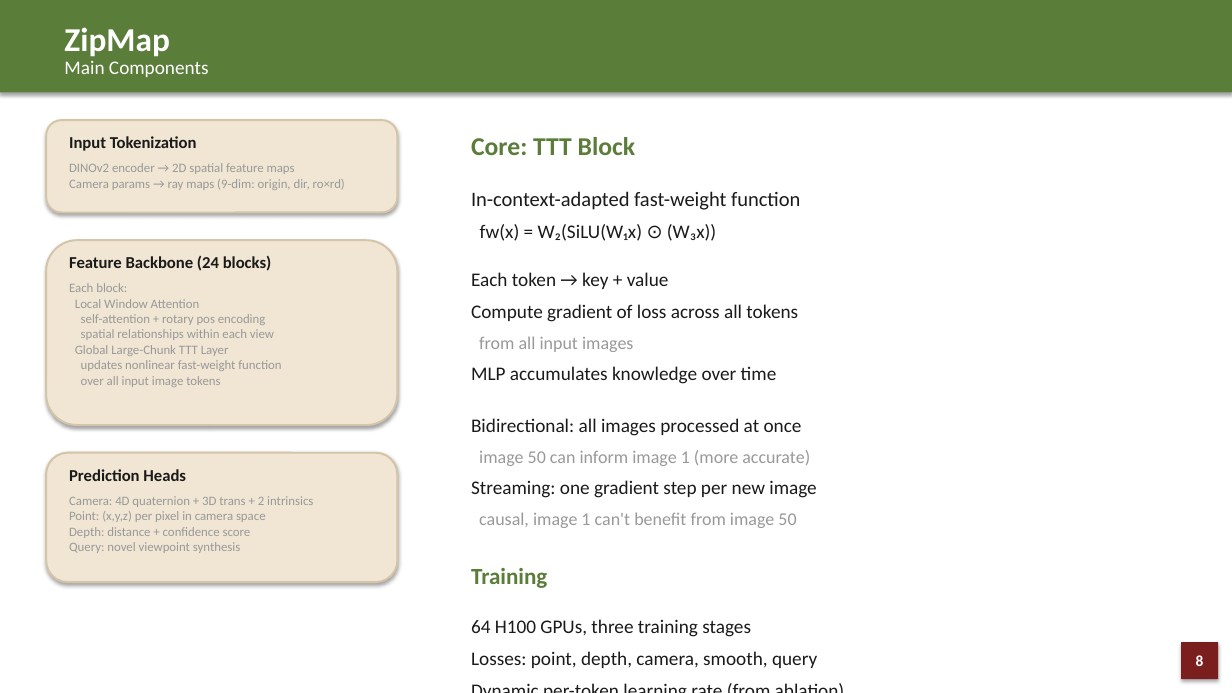
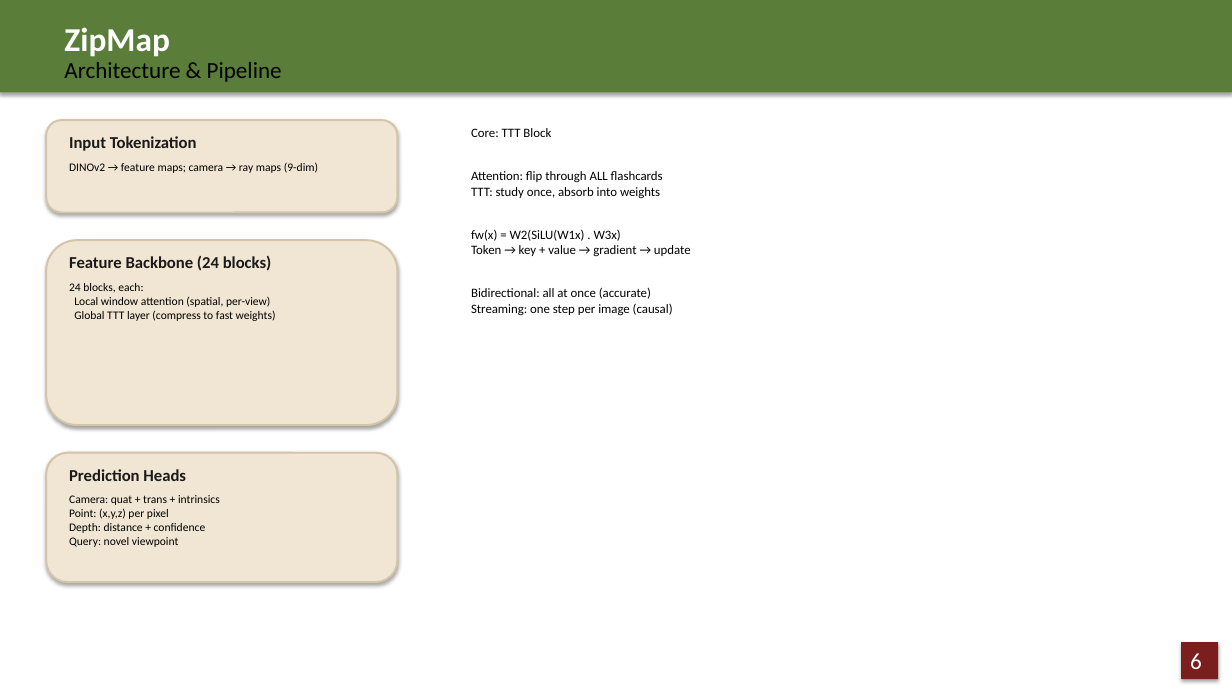
Before and after one commit to JCNTH/Pact3D, a slide deck: slide 6 of Paper_DeepDives.pptx (slide 8 before the commit). Drawn at 1232x693 pixels with LibreOffice and Linux fonts; fonts in the diff are those of the drawing. Boxes give left, top, right and bottom in pixels: in the first picture for what was removed or moved away, otherwise in the second. Text is boxed around its words. In the diff, an @@ line names an element or a change of style, - is before the commit and + after.

```diff
--- a/Paper_DeepDives.pptx
+++ b/Paper_DeepDives.pptx
@@ text at <box>64,62,282,82</box>: text changed; size 15 to 18 pt; text colour #FFFFFF to #000000 @@
-Main Components
+Architecture & Pipeline
@@ text at <box>471,128,551,137</box>: size 20 to 10 pt, text colour #5A7D3A to #000000, bold off in "Core: TTT Block"; line spacing 28pt to 1; less space between paragraphs @@
@@ text at <box>69,162,318,173</box>: text changed; size 10 to 9 pt; text colour #999999 to #000000 @@
-DINOv2 encoder → 2D spatial feature maps
-Camera params → ray maps (9-dim: origin, dir, ro×rd)
+DINOv2 → feature maps; camera → ray maps (9-dim)
@@ text at <box>471,171,691,316</box>: text changed; size 15 to 10 pt; text colour #1A1A1A to #000000 @@
-In-context-adapted fast-weight function
-fw(x) = W₂(SiLU(W₁x) ⊙ (W₃x))
-Each token → key + value
-Compute gradient of loss across all tokens
-from all input images
-MLP accumulates knowledge over time
-Bidirectional: all images processed at once
-image 50 can inform image 1 (more accurate)
-Streaming: one gradient step per new image
-causal, image 1 can't benefit from image 50
-Training
-64 H100 GPUs, three training stages
-Losses: point, depth, camera, smooth, query
-Dynamic per-token learning rate (from ablation)
+Attention: flip through ALL flashcards
+TTT: study once, absorb into weights
+fw(x) = W2(SiLU(W1x) . W3x)
+Token → key + value → gradient → update
+Bidirectional: all at once (accurate)
+Streaming: one step per image (causal)
@@ text at <box>69,283,276,321</box>: text changed; size 10 to 9 pt; text colour #999999 to #000000 @@
-Each block:
-Local Window Attention
-self-attention + rotary pos encoding
-spatial relationships within each view
-Global Large-Chunk TTT Layer
-updates nonlinear fast-weight function
-over all input image tokens
+24 blocks, each:
+Local window attention (spatial, per-view)
+Global TTT layer (compress to fast weights)
@@ text at <box>69,495,220,547</box>: text changed; size 10 to 9 pt; text colour #999999 to #000000 @@
-Camera: 4D quaternion + 3D trans + 2 intrinsics
-Point: (x,y,z) per pixel in camera space
-Depth: distance + confidence score
-Query: novel viewpoint synthesis
+Camera: quat + trans + intrinsics
+Point: (x,y,z) per pixel
+Depth: distance + confidence
+Query: novel viewpoint
@@ text in rectangle at <box>1190,653,1202,669</box>: text changed; size 12 to 18 pt; bold off @@
-8
+6
```
Also in this commit, not shown: 16 other slides changed, 5 slides removed.
